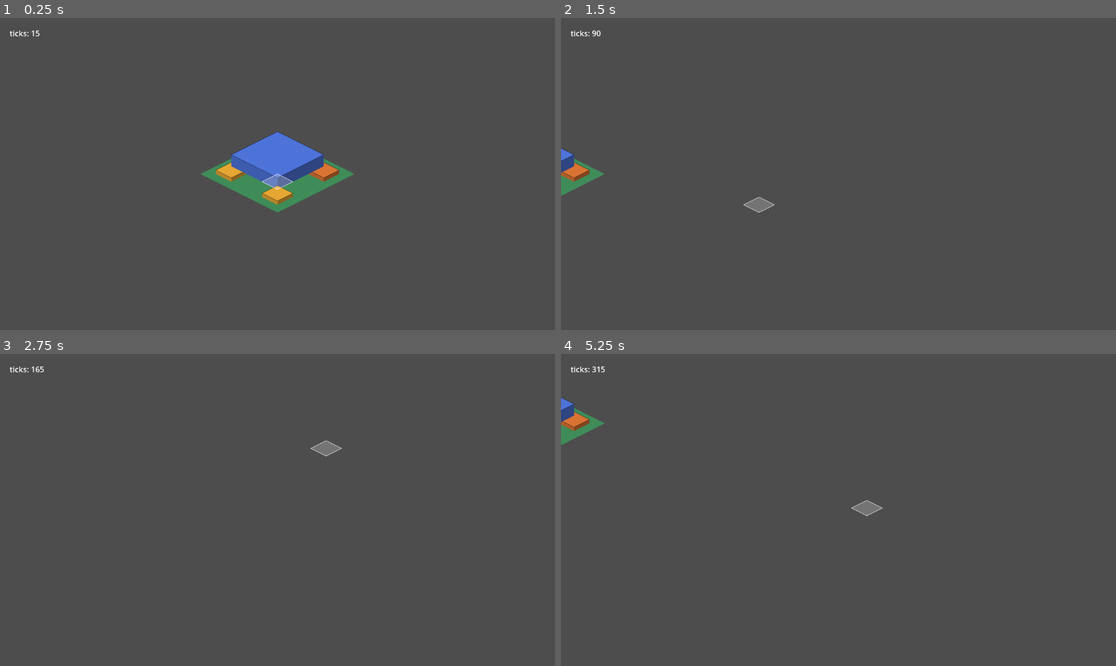
Above: before the commit, frames 1-4 (two rows, left to right).
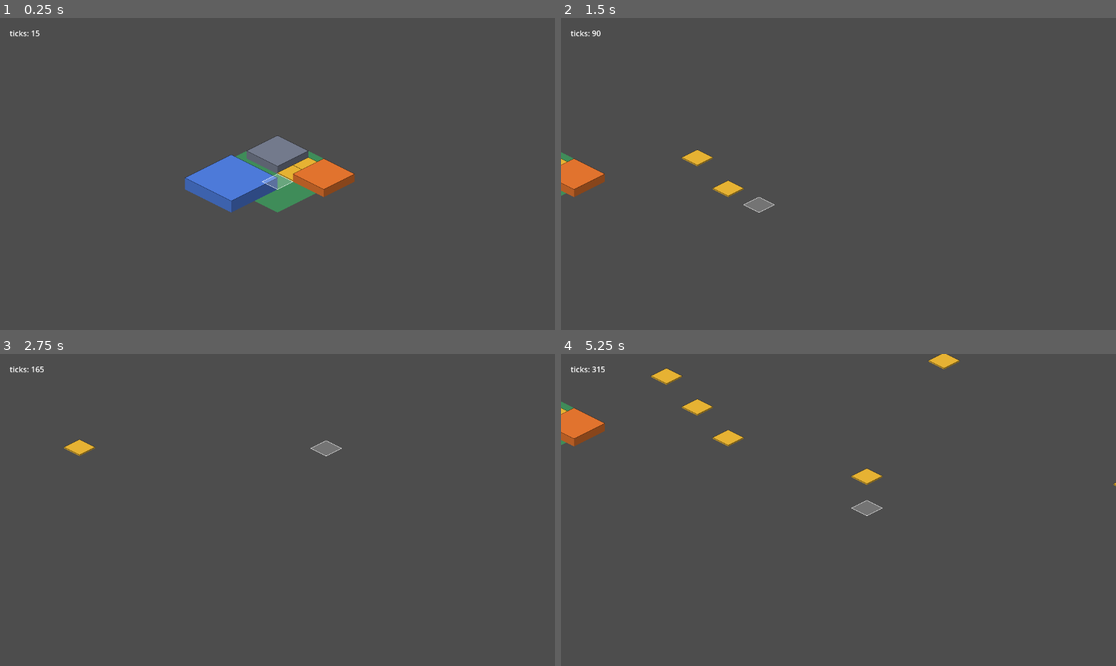
Above: after the commit, the same moments.

Repository: armoryworks/forge-factory
Game: Godot game, scene res://scenes/main.tscn
The game is run twice, just before and just after one commit, with the same random seed, the same clock (stepped at 60 frames per second) and the same inputs.
Inputs (mouse positions are in pixels of both pictures, inside the frame that each line leads up to):
- Up to frame 1 (0.25 s): no input
- Up to frame 2 (1.5 s): tap Enter at 0.5 s; move the mouse to (960, 158) at 0.52 s; hold D 0.53-1.25 s; tap 1 at 0.6 s; click (960, 158) at 0.67 s; drag from (727, 189) to (810, 236) at 1.27 s
- Up to frame 3 (2.75 s): move the mouse to (333, 441) at 2.02 s; hold D from 2.03 s (still down); tap 1 at 2.1 s; click (333, 441) at 2.17 s
- Up to frame 4 (5.25 s): release D at 2.75 s; drag from (810, 572) to (672, 463) at 2.77 s; move the mouse to (1005, 556) at 3.52 s; hold A 3.53-4.25 s; tap 1 at 3.6, 5.1 s; click (1005, 556) at 3.67 s; drag from (672, 463) to (755, 432) at 4.27 s; move the mouse to (866, 510) at 5.02 s; hold S from 5.03 s (still down); click (866, 510) at 5.17 s

The runs differ from the first frame. In frame 1, 4.2% of the frame differs, in the area x 33-64%, y 36-63%; in frame 2, 1.0%; in frame 3, 0.2%; in frame 4, 1.5%.

Commit message:
render: click-to-place on the slice's building types
Completes the placement path. Hover/cell targeting and the depth-sorted
draw list landed in 06179d5; this adds the building types and placement.

building_defs.gd — belt-1 / burner-miner / stone-furnace / assembler-1,
names verbatim from data/recipes-v0.toml so the join back to the sim's
stoichiometry is not lost. Footprint and height are render-side on
purpose: how many tiles a furnace covers is a view concern, the TOML is
the sim contract. Hues are §5 category families; heights obey §3's
footprint+1.5 art rule.

placement_cursor.gd — keys 1..N select a type, left click places at the
hover cell. Ghost spans the type's REAL footprint (a 1x1 ghost for a 3x3
machine is how you ship a placement system that lies about itself) and
blocked state is signalled by outline weight as well as colour, since §6.2
makes non-colour redundancy non-negotiable and this is a red/green cue.

entity_layer.gd — occupancy registers EVERY footprint cell, not just the
origin. Origin-only is the placement-side twin of §3's origin-sorting bug
and just as invisible: a 3x3 assembler would accept a belt placed inside
its own body. PLACE_CHECK (headless) negative-controls exactly that — the
origin-only rule must ACCEPT the overlap the real rule rejects, or the
fixture cannot discriminate. It also pins seeded=5/5, because place()
returns -1 silently and an over-eager rule could reject the whole factory
while every other assertion passed against an empty layer.

Comment hygiene for the PM's dedup: repointed B23 -> B31 in iso.gd and
terrain_layer.gd (B23 is the scout's dotnet-hosting check at inventory
HEAD; the staggered-basis finding is B31). Also removed a stale iso.gd
comment still asserting the retracted "matches map_to_local" claim and
naming a function that no longer exists — it contradicted the B31 block
directly below it.

Verified headless: ISO/DEPTH/PLACE/HOVER/SIM PASS exit 0.
Verified --render-checks: + FILTER/OVERLAY PASS exit 0.

Co-Authored-By: Claude Opus 4.8 <noreply@anthropic.com>

Diff:
--- a/game/scenes/main.tscn
+++ b/game/scenes/main.tscn
@@ -21,6 +21,7 @@
 
 [node name="PlacementCursor" type="Node2D" parent="."]
 script = ExtResource("5")
+entity_layer_path = NodePath("../EntityLayer")
 
 [node name="UILayer" type="CanvasLayer" parent="."]
 
--- /dev/null
+++ b/game/scripts/building_defs.gd
@@ -0,0 +1,46 @@
+extends RefCounted
+
+# Buildable types for the vertical slice, mirroring data/recipes-v0.toml's machine list
+# (burner-miner / stone-furnace / assembler-1) plus belt-1.
+#
+# Consume via `const BuildingDefs = preload("res://scripts/building_defs.gd")` — not
+# class_name, which needs the editor-generated class cache and parse-errors a fresh
+# headless/CI checkout (pinned convention).
+#
+# FOOTPRINT AND HEIGHT ARE RENDER-SIDE, NOT SIM DATA, and deliberately not in
+# recipes-v0.toml: how many tiles a furnace covers is a view/authoring concern, while the
+# TOML is the sim's stoichiometry contract. `name` is the join key back to it — if these
+# names drift from the TOML's, the link is silently lost, so keep them verbatim.
+#
+# Heights obey §3's art rule: no entity's visual height exceeds footprint + 1.5 tiles.
+# That rule is what keeps tall machines from occluding the factory behind them, and it is
+# a constraint on the art bible, not something the renderer can fix later.
+#
+# Hues are §5's category families: smelting orange, assembly blue, logistics yellow.
+# Mining has no assigned family in §5 — slate is chosen here to stay clear of all three,
+# and it is a placeholder decision an artist may overrule.
+
+const DEFS: Array[Dictionary] = [
+	{
+		"name": "belt-1", "category": "logistics",
+		"w": 1, "h": 1, "height": 0.15, "hue": Color(0.90, 0.70, 0.20),
+	},
+	{
+		"name": "burner-miner", "category": "mining",
+		"w": 2, "h": 2, "height": 1.0, "hue": Color(0.45, 0.48, 0.55),
+	},
+	{
+		"name": "stone-furnace", "category": "smelting",
+		"w": 2, "h": 2, "height": 1.0, "hue": Color(0.88, 0.45, 0.18),
+	},
+	{
+		"name": "assembler-1", "category": "crafting",
+		"w": 3, "h": 3, "height": 1.5, "hue": Color(0.30, 0.48, 0.85),
+	},
+]
+
+static func count() -> int:
+	return DEFS.size()
+
+static func get_def(index: int) -> Dictionary:
+	return DEFS[clampi(index, 0, DEFS.size() - 1)]
--- a/game/scripts/entity_layer.gd
+++ b/game/scripts/entity_layer.gd
@@ -11,6 +11,7 @@
 # It renders whatever list it is handed; wiring it to real entities is Phase 4's job.
 
 const Iso = preload("res://scripts/iso.gd")
+const BuildingDefs = preload("res://scripts/building_defs.gd")
 
 # Placeholder art grammar (§5): flat-shaded extruded prism. Top face at the category hue,
 # left face 80% brightness, right 60%. That fake-lighting triple is the whole visual
@@ -20,9 +21,19 @@
 
 var _entities: Array[Dictionary] = []
 
+# cell (Vector2i) -> entity id. The authority on what is occupied.
+#
+# Every cell of a footprint is registered, not just the origin. Registering only the
+# origin is the placement-side twin of §3's origin-sorting bug: a 3x3 assembler would
+# claim one cell and happily accept a belt placed inside its own body. PLACE_CHECK
+# negative-controls exactly that.
+var _occupancy: Dictionary = {}
+var _next_id: int = 1
+
 func _ready() -> void:
 	_seed_dummy_entities()
 	_run_depth_check()
+	_run_place_check()
 
 func add_entity(id: int, x: int, y: int, w: int, h: int, height: float, hue: Color) -> void:
 	_entities.append({
@@ -30,13 +41,55 @@
 	})
 	queue_redraw()
 
-# Dummy occupancy. Deliberately includes the §3 failure case (a big machine whose ORIGIN
-# is far but whose EXTENT is near) so the layer renders the bug if it ever regresses.
+# --- placement API ---------------------------------------------------------------------
+
+func footprint_cells(def: Dictionary, origin: Vector2i) -> Array[Vector2i]:
+	var cells: Array[Vector2i] = []
+	for dx in range(int(def.w)):
+		for dy in range(int(def.h)):
+			cells.append(Vector2i(origin.x + dx, origin.y + dy))
+	return cells
+
+func can_place(def: Dictionary, origin: Vector2i) -> bool:
+	for c in footprint_cells(def, origin):
+		if _occupancy.has(c):
+			return false
+	return true
+
+# Returns the new entity id, or -1 if blocked. Callers must treat -1 as "nothing happened"
+# rather than assuming success — a click on an occupied cell is a normal event, not an
+# error.
+func place(def: Dictionary, origin: Vector2i) -> int:
+	if not can_place(def, origin):
+		return -1
+	var id: int = _next_id
+	_next_id += 1
+	add_entity(id, origin.x, origin.y, int(def.w), int(def.h), float(def.height), def.hue)
+	for c in footprint_cells(def, origin):
+		_occupancy[c] = id
+	return id
+
+func entity_count() -> int:
+	return _entities.size()
+
+const SEED_COUNT := 5
+
+# Seed the slice's shape: source -> belt -> machine -> output (D3). Placed through the
+# same place() path a click uses, so the seed cannot drift from the interactive behaviour
+# or silently violate occupancy.
 func _seed_dummy_entities() -> void:
-	add_entity(1, 0, 0, 3, 3, 1.5, Color(0.30, 0.45, 0.85))   # assembly-blue 3x3
-	add_entity(2, 0, 3, 1, 1, 0.5, Color(0.90, 0.65, 0.20))   # logistics-yellow 1x1
-	add_entity(3, 3, 3, 1, 1, 0.5, Color(0.90, 0.65, 0.20))
-	add_entity(4, 3, 0, 1, 1, 0.5, Color(0.85, 0.45, 0.20))   # smelting-orange 1x1
+	_place_named("burner-miner", Vector2i(0, 0))
+	_place_named("belt-1", Vector2i(2, 0))
+	_place_named("belt-1", Vector2i(2, 1))
+	_place_named("stone-furnace", Vector2i(3, 0))
+	_place_named("assembler-1", Vector2i(0, 3))
+
+func _place_named(name: String, origin: Vector2i) -> void:
+	for i in range(BuildingDefs.count()):
+		var d: Dictionary = BuildingDefs.get_def(i)
+		if d.name == name:
+			place(d, origin)
+			return
 
 # Total order: depth, then y, then x, then id. The id tiebreak is not decoration —
 # Array.sort_custom is not guaranteed stable, so without a total order two equal-depth
@@ -128,6 +181,64 @@
 		print("DEPTH_CHECK  -> equal-depth entities did not sort deterministically; the " +
 			"id tiebreak is not producing a total order (§3).")
 
+# --- PLACE_CHECK -----------------------------------------------------------------------
+#
+# Pure logic over a scratch layer, so it runs headless.
+#
+# Proves multi-tile occupancy is registered across the WHOLE footprint, not just the
+# origin — the placement-side twin of §3's origin bug, and just as invisible: an
+# origin-only grid accepts every overlap that does not land exactly on the origin cell, so
+# a 3x3 assembler will happily swallow belts placed inside its own body.
+#
+# NEGATIVE CONTROL: the same fixture is run against an origin-only occupancy rule, which
+# MUST accept an overlap that the real rule rejects. If both rejected it, the fixture is
+# not exercising multi-tile at all and a green result would mean nothing.
+func _run_place_check() -> void:
+	var asm: Dictionary = {"w": 3, "h": 3}
+	var belt: Dictionary = {"w": 1, "h": 1}
+	var origin := Vector2i(10, 10)
+	# Inside the assembler's body but NOT its origin cell — the case origin-only misses.
+	var inside := Vector2i(11, 11)
+
+	var scratch := {}
+	for c in footprint_cells(asm, origin):
+		scratch[c] = 1
+
+	var real_rejects: bool = not _free_in(scratch, belt, inside)
+	# Origin-only: registers just the origin cell, so (11,11) looks free.
+	var origin_only := {origin: 1}
+	var control_accepts: bool = _free_in(origin_only, belt, inside)
+	# Sanity: a genuinely free cell must still be placeable, or "rejects everything" would
+	# pass the first assertion for the wrong reason.
+	var free_ok: bool = _free_in(scratch, belt, Vector2i(20, 20))
+
+	# The seed goes through place(), which returns -1 silently when blocked. Without this,
+	# an over-eager occupancy rule could reject the entire factory and every other
+	# assertion here would still pass against an empty layer.
+	var seeded_ok: bool = entity_count() == SEED_COUNT
+
+	var result: String = "PASS" if (real_rejects and control_accepts and free_ok and seeded_ok) \
+		else "FAIL"
+	print("PLACE_CHECK footprint_blocks=%s origin_only_control_accepts=%s free_cell_ok=%s seeded=%d/%d result=%s" \
+		% [real_rejects, control_accepts, free_ok, entity_count(), SEED_COUNT, result])
+	if not seeded_ok:
+		print("PLACE_CHECK  -> the seeded slice did not fully place (%d/%d); place() is " \
+			% [entity_count(), SEED_COUNT] + "rejecting valid placements.")
+	if not real_rejects:
+		print("PLACE_CHECK  -> a 1x1 was accepted INSIDE a 3x3's footprint; occupancy is " +
+			"registering the origin only, not the whole footprint.")
+	if not control_accepts:
+		print("PLACE_CHECK  -> the origin-only control also rejected, so this fixture " +
+			"cannot tell the two rules apart. Check is vacuous, not passing.")
+	if not free_ok:
+		print("PLACE_CHECK  -> a free cell was rejected; can_place is refusing everything.")
+
+func _free_in(grid: Dictionary, def: Dictionary, origin: Vector2i) -> bool:
+	for c in footprint_cells(def, origin):
+		if grid.has(c):
+			return false
+	return true
+
 func _order_by(items: Array, key: Callable) -> Array:
 	var copy: Array = items.duplicate()
 	copy.sort_custom(func(p, q):
--- a/game/scripts/iso.gd
+++ b/game/scripts/iso.gd
@@ -27,8 +27,13 @@
 const TILE_Z := 16
 
 # World (tile, fractional allowed — items sit BETWEEN tiles on belts) -> screen.
-# Matches Godot's TileMapLayer.map_to_local for TILE_LAYOUT_DIAMOND_DOWN at z = 0;
-# _check_matches_godot() below proves that rather than assuming it.
+#
+# This is §2's canonical transform and the ONLY one the renderer should use. It does NOT
+# match Godot's TileMapLayer.map_to_local — an earlier comment here claimed it did, which
+# was the B31 error (map_to_local uses staggered cells; see cell_for_world below). The two
+# agree only once world coords are converted through cell_for_world, and
+# terrain_layer._check_transform_agreement proves that agreement to sub-0.001px on every
+# boot rather than asserting it.
 static func world_to_screen(x: float, y: float, z: float = 0.0) -> Vector2:
 	var sx: float = (x - y) * (float(TILE_W) * 0.5)
 	var sy: float = (x + y) * (float(TILE_H) * 0.5) - z * float(TILE_Z)
@@ -53,7 +58,7 @@
 	var w: Vector2 = screen_to_world(s)
 	return Vector2i(floori(w.x), floori(w.y))
 
-# Godot cell index for a world tile — see inventory B23.
+# Godot cell index for a world tile — see inventory B31.
 #
 # MEASURED, NOT ASSUMED. Godot's isometric TileMapLayer does NOT address cells the way
 # §2 does, and the difference is not a change of basis. At 64x32 / DIAMOND_DOWN /
--- a/game/scripts/placement_cursor.gd
+++ b/game/scripts/placement_cursor.gd
@@ -17,15 +17,48 @@
 # under post-processing, and stalls the GPU. The inverse transform is 6 flops.
 
 const Iso = preload("res://scripts/iso.gd")
+const BuildingDefs = preload("res://scripts/building_defs.gd")
 
-const HIGHLIGHT_FILL := Color(1.0, 1.0, 1.0, 0.22)
-const HIGHLIGHT_LINE := Color(1.0, 1.0, 1.0, 0.85)
+const OK_FILL := Color(1.0, 1.0, 1.0, 0.22)
+const OK_LINE := Color(1.0, 1.0, 1.0, 0.85)
+# Blocked state is NOT signalled by colour alone — the outline also goes dashed-heavy.
+# §6.2 makes redundant non-colour encoding non-negotiable, and red/green is exactly the
+# pair a meaningful fraction of this audience cannot separate.
+const BAD_FILL := Color(0.9, 0.2, 0.2, 0.28)
+const BAD_LINE := Color(1.0, 0.35, 0.35, 0.95)
+const BAD_LINE_WIDTH := 2.5
+
+@export var entity_layer_path: NodePath
 
 var _hover_cell: Vector2i = Vector2i.ZERO
 var _has_hover: bool = false
+var _def_index: int = 0
+var _entity_layer: Node = null
 
 func _ready() -> void:
+	if entity_layer_path != NodePath():
+		_entity_layer = get_node_or_null(entity_layer_path)
 	_run_hover_check()
+
+func current_def() -> Dictionary:
+	return BuildingDefs.get_def(_def_index)
+
+func _unhandled_input(event: InputEvent) -> void:
+	if event is InputEventKey and event.pressed and not event.echo:
+		var k: InputEventKey = event
+		# Keys 1..N select a building type. No build menu yet — the slice needs the
+		# placement path proven, not UI chrome.
+		var n: int = k.keycode - KEY_1
+		if n >= 0 and n < BuildingDefs.count():
+			_def_index = n
+			queue_redraw()
+	elif event is InputEventMouseButton:
+		var mb: InputEventMouseButton = event
+		if mb.button_index == MOUSE_BUTTON_LEFT and mb.pressed and _entity_layer != null:
+			# A click on a blocked cell is a normal event, not an error: place() returns
+			# -1 and we simply do nothing.
+			_entity_layer.place(current_def(), _hover_cell)
+			queue_redraw()
 
 func _process(_delta: float) -> void:
 	# get_global_mouse_position() already applies the canvas (camera) transform, so this
@@ -51,15 +84,26 @@
 func _draw() -> void:
 	if not _has_hover:
 		return
+	var def: Dictionary = current_def()
+	# The ghost spans the type's real footprint, so what the player sees is what place()
+	# will claim. A 1x1 ghost for a 3x3 machine is how you ship a placement system that
+	# lies about its own footprint.
 	var x: float = float(_hover_cell.x)
 	var y: float = float(_hover_cell.y)
+	var w: float = float(def.w)
+	var h: float = float(def.h)
 	var n: Vector2 = Iso.world_to_screen(x, y)
-	var east: Vector2 = Iso.world_to_screen(x + 1.0, y)
-	var s: Vector2 = Iso.world_to_screen(x + 1.0, y + 1.0)
-	var west: Vector2 = Iso.world_to_screen(x, y + 1.0)
-	var diamond := PackedVector2Array([n, east, s, west])
-	draw_colored_polygon(diamond, HIGHLIGHT_FILL)
-	draw_polyline(PackedVector2Array([n, east, s, west, n]), HIGHLIGHT_LINE, 1.0)
+	var east: Vector2 = Iso.world_to_screen(x + w, y)
+	var s: Vector2 = Iso.world_to_screen(x + w, y + h)
+	var west: Vector2 = Iso.world_to_screen(x, y + h)
+
+	var blocked: bool = _entity_layer != null and not _entity_layer.can_place(def, _hover_cell)
+	var fill: Color = BAD_FILL if blocked else OK_FILL
+	var line: Color = BAD_LINE if blocked else OK_LINE
+	var width: float = BAD_LINE_WIDTH if blocked else 1.0
+
+	draw_colored_polygon(PackedVector2Array([n, east, s, west]), fill)
+	draw_polyline(PackedVector2Array([n, east, s, west, n]), line, width)
 
 # --- HOVER_CHECK -----------------------------------------------------------------------
 #
--- a/game/scripts/terrain_layer.gd
+++ b/game/scripts/terrain_layer.gd
@@ -40,7 +40,7 @@
 	self.tile_set = tile_set
 
 	# Cells are addressed in §2 world coords and converted at the tilemap boundary —
-	# Godot's cell basis is not §2's (B23).
+	# Godot's cell basis is not §2's (B31).
 	for x in range(GRID_SIZE):
 		for y in range(GRID_SIZE):
 			set_cell(Iso.cell_for_world(x, y), source_id, Vector2i(0, 0))
@@ -54,7 +54,7 @@
 #
 # This check exists because the assumption it tests was WRONG when first written: the
 # review asserted Godot's iso layout matched §2 and we got the transform for free. It does
-# not (B23). Keep the check — it is the only thing pinning the two bases together, and it
+# not (B31). Keep the check — it is the only thing pinning the two bases together, and it
 # costs one boot-time loop over a 5x5 grid.
 func _check_transform_agreement() -> void:
 	var worst: float = 0.0
